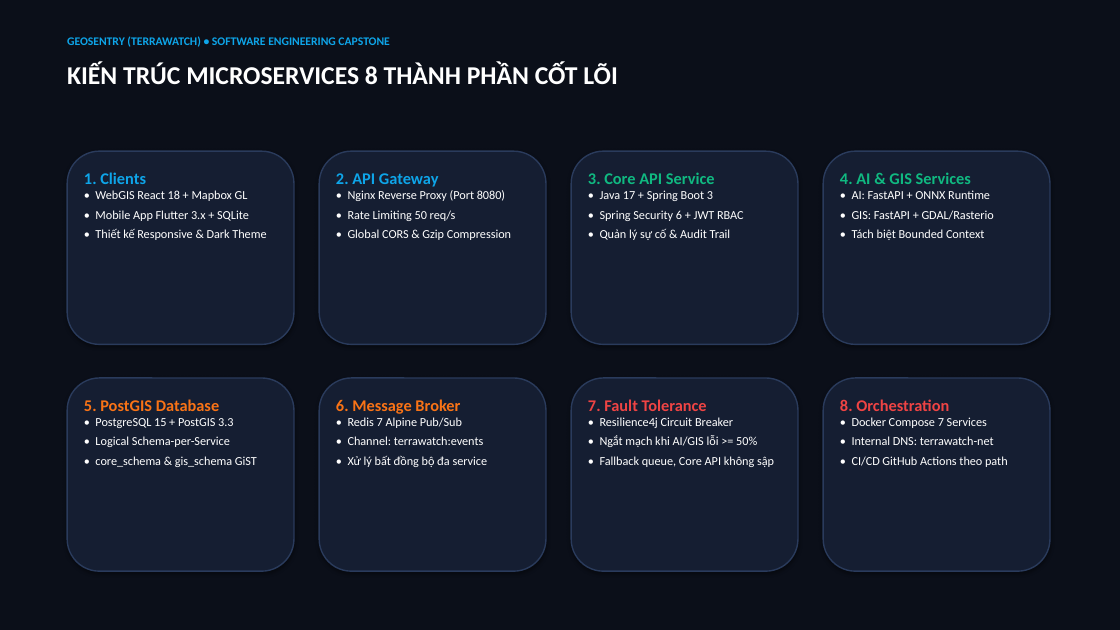
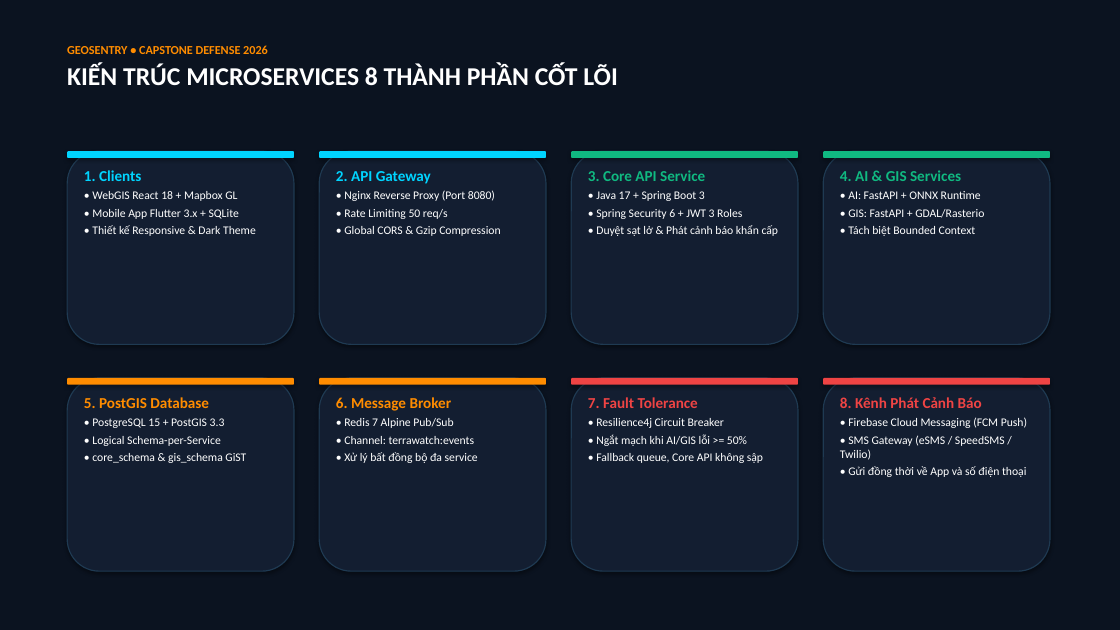
Before and after one commit to Duan0603/TerraWatch, a slide deck: slide 4 of docs/GeoSentry_Capstone_Presentation.pptx. Drawn at 1120x630 pixels with LibreOffice and Linux fonts; fonts in the diff are those of the drawing. Boxes give left, top, right and bottom in pixels: in the first picture for what was removed or moved away, otherwise in the second. Text is boxed around its words. In the diff, an @@ line names an element or a change of style, - is before the commit and + after.

```diff
--- a/docs/GeoSentry_Capstone_Presentation.pptx
+++ b/docs/GeoSentry_Capstone_Presentation.pptx
@@ rectangle at [0,0,1120,630]: fill #0B0F19 to #0B1320 @@
@@ text at [67,45,268,54]: paragraph added @@
+GEOSENTRY • CAPSTONE DEFENSE 2026
@@ text "GEOSENTRY • CAPSTONE DEFENSE 2026": place and size @@
-text "GEOSENTRY • CAPSTONE DEFENSE 2026" at [67,63,618,84]
+text "GEOSENTRY • CAPSTONE DEFENSE 2026" at [67,45,618,85]
@@ text removed at [67,36,389,47] @@
-GEOSENTRY (TERRAWATCH) • SOFTWARE ENGINEERING CAPSTONE
@@ rounded rectangle: place and size @@
-rounded rectangle at [67,151,294,344]
+rounded rectangle at [67,151,294,158]
@@ rounded rectangle at [67,151,294,158]: fill #151E32 to #00D4FF; outline #2A3B5C 1.2 pt to none @@
@@ rounded rectangle added at [67,151,294,344], fill #131E31, outline #1F3A52 1 pt @@
@@ text "1. Clients" at [84,170,256,236]: size 14 to 13 pt, text colour #0EA5E9 to #00D4FF in "1. Clients"; size 10.5 to 10 pt in "• WebGIS React 18 + Mapbox GL", "• Mobile App Flutter 3.x + SQLite", "• Thiết kế Responsive & Dark Theme"; less space between paragraphs @@
@@ rounded rectangle added at [319,151,546,158], fill #00D4FF @@
@@ text "2. API Gateway" at [336,171,500,236]: size 14 to 13 pt, text colour #0EA5E9 to #00D4FF in "2. API Gateway"; size 10.5 to 10 pt in "• Nginx Reverse Proxy (Port 8080)", "• Rate Limiting 50 req/s", "• Global CORS & Gzip Compression"; less space between paragraphs @@
@@ rounded rectangle added at [571,151,798,158], fill #10B981 @@
@@ text at [588,170,705,201]: size 14 to 13 pt in "3. Core API Service"; size 10.5 to 10 pt in "• Java 17 + Spring Boot 3"; less space between paragraphs @@
@@ rounded rectangle added at [823,151,1050,158], fill #10B981 @@
@@ text "4. AI & GIS Services" at [840,170,984,236]: size 14 to 13 pt in "4. AI & GIS Services"; size 10.5 to 10 pt in "• AI: FastAPI + ONNX Runtime", "• GIS: FastAPI + GDAL/Rasterio", "• Tách biệt Bounded Context"; less space between paragraphs @@
@@ text at [596,209,779,236]: text changed; size 10.5 to 10 pt @@
-• Spring Security 6 + JWT RBAC
-• Quản lý sự cố & Audit Trail
+• Spring Security 6 + JWT 3 Roles
+• Duyệt sạt lở & Phát cảnh báo khẩn cấp
@@ rounded rectangle added at [67,378,294,385], fill #FF8C00 @@
@@ rounded rectangle added at [319,378,546,385], fill #FF8C00 @@
@@ rounded rectangle added at [571,378,798,385], fill #EF4444 @@
@@ fill #151E32 to #131E31; outline #2A3B5C 1.2 pt to #1F3A52 1 pt in 7 elements at [319,151,546,344], [571,151,798,344], [823,151,1050,344], [67,378,294,571], [319,378,546,571], [571,378,798,571], [823,378,1050,571] @@
@@ rounded rectangle added at [823,378,1050,385], fill #EF4444 @@
@@ text "5. PostGIS Database" at [84,397,246,463]: size 14 to 13 pt, text colour #F97316 to #FF8C00 in "5. PostGIS Database"; size 10.5 to 10 pt in "• PostgreSQL 15 + PostGIS 3.3", "• Logical Schema-per-Service", "• core_schema & gis_schema GiST"; less space between paragraphs @@
@@ text "6. Message Broker" at [336,397,478,463]: size 14 to 13 pt, text colour #F97316 to #FF8C00 in "6. Message Broker"; size 10.5 to 10 pt in "• Redis 7 Alpine Pub/Sub", "• Channel: terrawatch:events", "• Xử lý bất đồng bộ đa ..."; less space between paragraphs @@
@@ text "7. Fault Tolerance" at [588,397,763,463]: size 14 to 13 pt in "7. Fault Tolerance"; size 10.5 to 10 pt in "• Resilience4j Circuit Breaker", "• Ngắt mạch khi AI/GIS lỗi >= ...", "• Fallback queue, Core API không sập"; less space between paragraphs @@
@@ text at [840,397,1027,477]: text changed; size 10.5 to 10 pt @@
-8. Orchestration
-• Docker Compose 7 Services
-• Internal DNS: terrawatch-net
-• CI/CD GitHub Actions theo path
+8. Kênh Phát Cảnh Báo
+• Firebase Cloud Messaging (FCM Push)
+• SMS Gateway (eSMS / SpeedSMS / Twilio)
+• Gửi đồng thời về App và số điện thoại
```
Also in this commit, not shown: 9 other slides changed, 16 other files.
